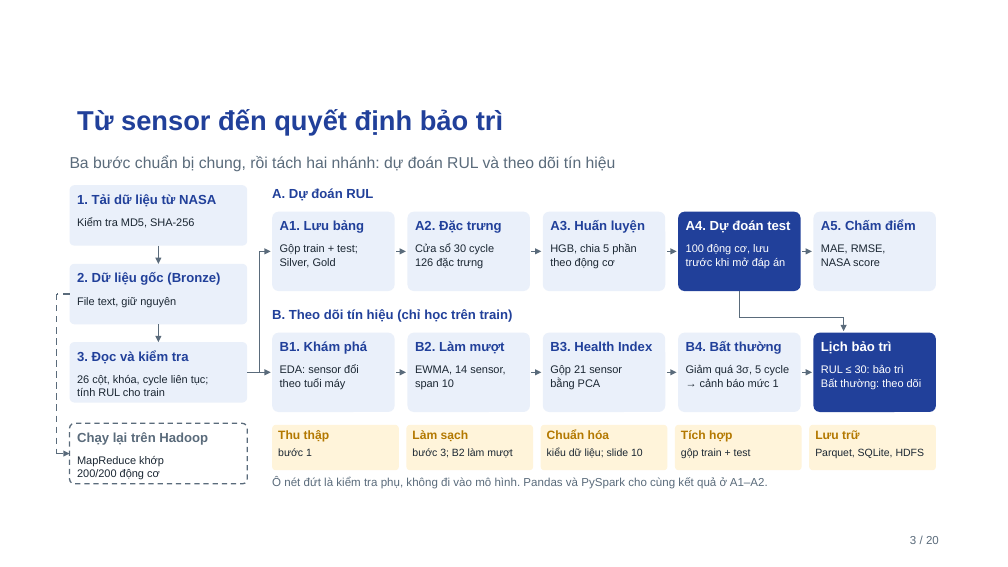
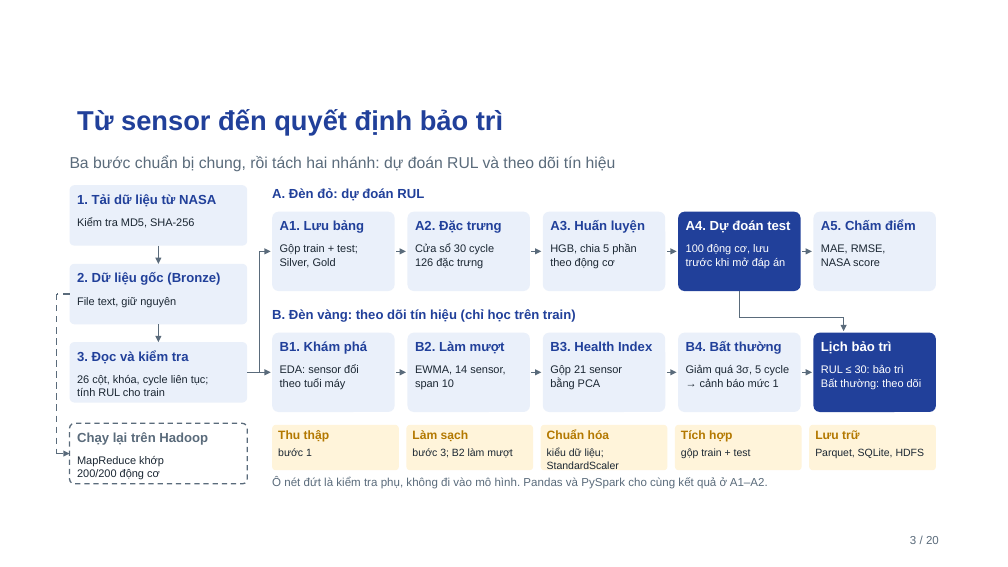
Before and after one commit to ti014/tinasa-cmapss-rul-prediction, a slide deck: slide 3 of slides/cmapss_fd001_presentation.pptx. Drawn at 1008x567 pixels with LibreOffice and Linux fonts; fonts in the diff are those of the drawing; background and template pictures are left out. Boxes give left, top, right and bottom in pixels: in the first picture for what was removed or moved away, otherwise in the second. Text is boxed around its words. In the diff, an @@ line names an element or a change of style, - is before the commit and + after.

```diff
--- a/slides/cmapss_fd001_presentation.pptx
+++ b/slides/cmapss_fd001_presentation.pptx
@@ text at <box>272,188,424,201</box>: text changed @@
-A. Dự đoán RUL
+A. Đèn đỏ: dự đoán RUL
@@ text at <box>272,309,576,322</box>: text changed @@
-B. Theo dõi tín hiệu (chỉ học trên train)
+B. Đèn vàng: theo dõi tín hiệu (chỉ học trên train)
@@ text at <box>547,448,619,469</box>: text changed @@
-kiểu dữ liệu; slide 10
+kiểu dữ liệu; StandardScaler
```
Also in this commit, not shown: 5 other slides changed, 4 other files.
